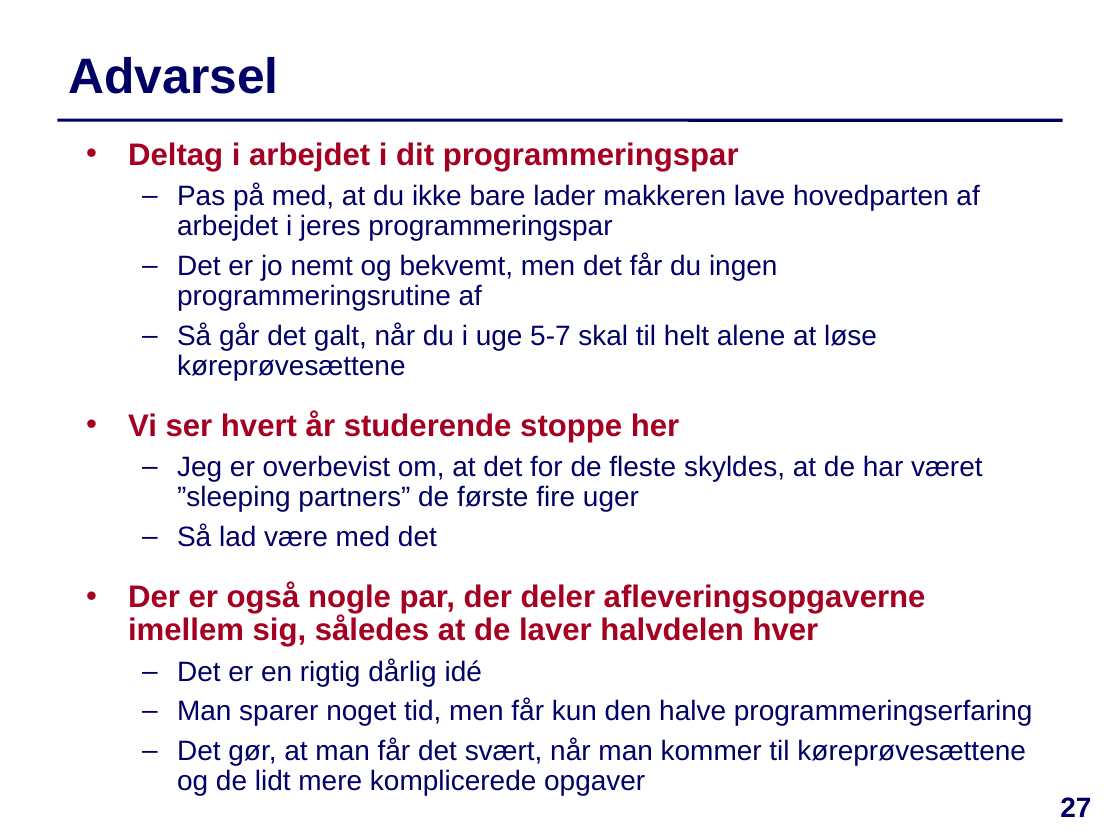
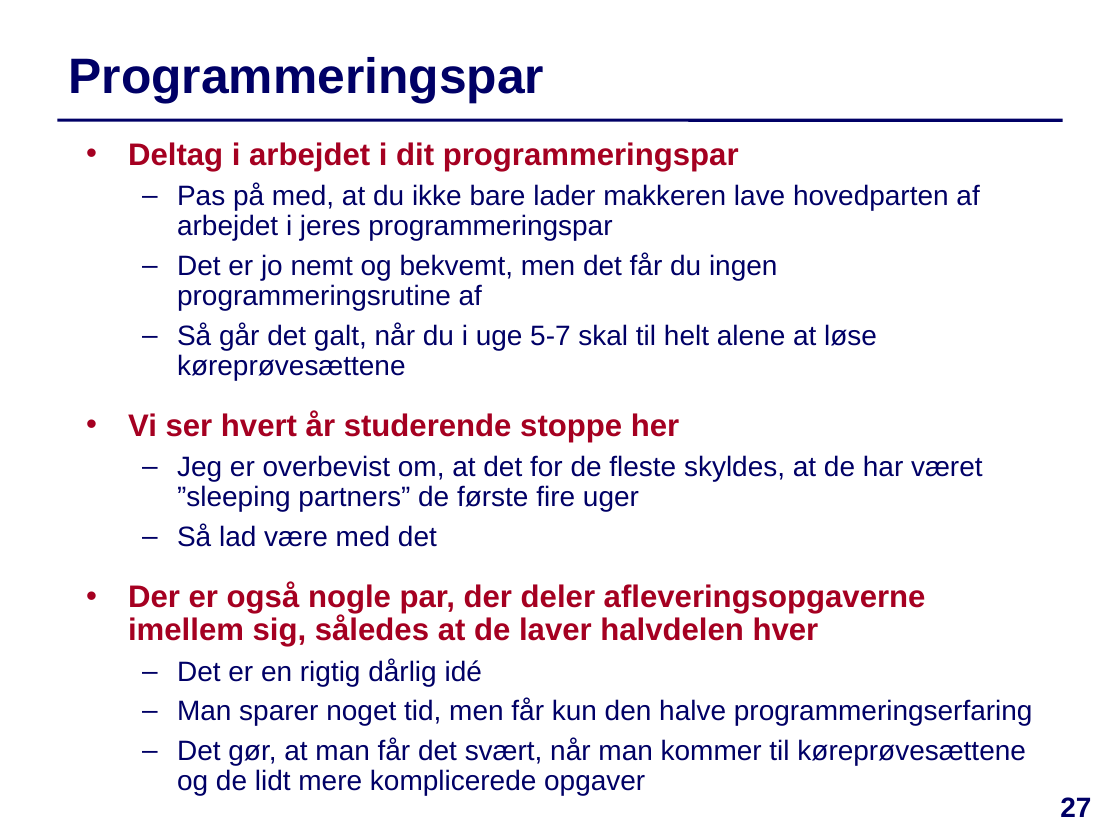
Before and after one commit to IntProgAU/Materiale, a slide deck: slide 27 of web/e22/uge_4a/Slides-Uge4-Mandag.pptx. Drawn at 1120x840 pixels with LibreOffice and Linux fonts; fonts in the diff are those of the drawing. Boxes give left, top, right and bottom in pixels: in the first picture for what was removed or moved away, otherwise in the second. Text is boxed around its words. In the diff, an @@ line names an element or a change of style, - is before the commit and + after.

```diff
--- a/web/e22/uge_4a/Slides-Uge4-Mandag.pptx
+++ b/web/e22/uge_4a/Slides-Uge4-Mandag.pptx
@@ title at [69, 57, 545, 104]: text changed @@
-Advarsel
+Programmeringspar
```
Also in this commit, not shown: 1 slide added, 5 other files.
